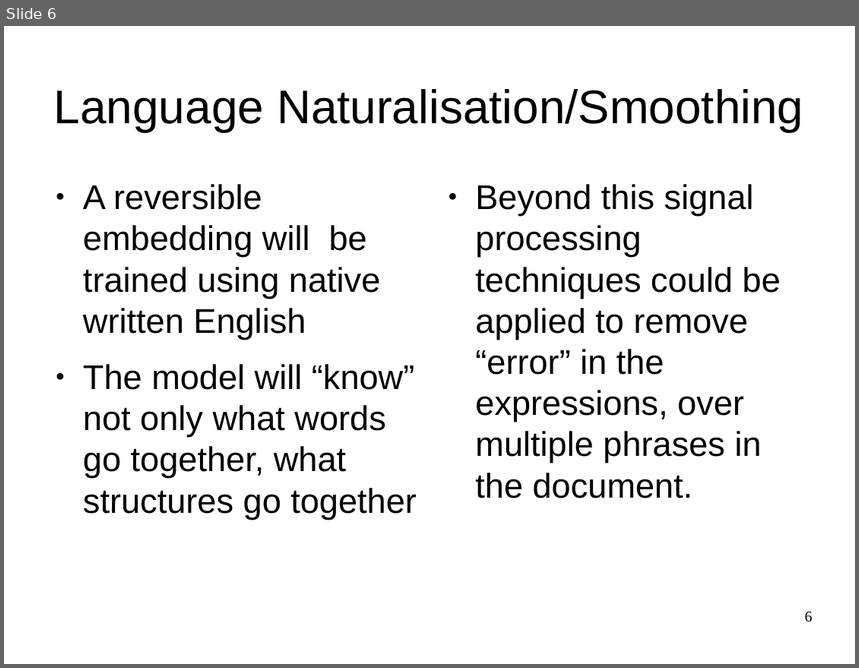
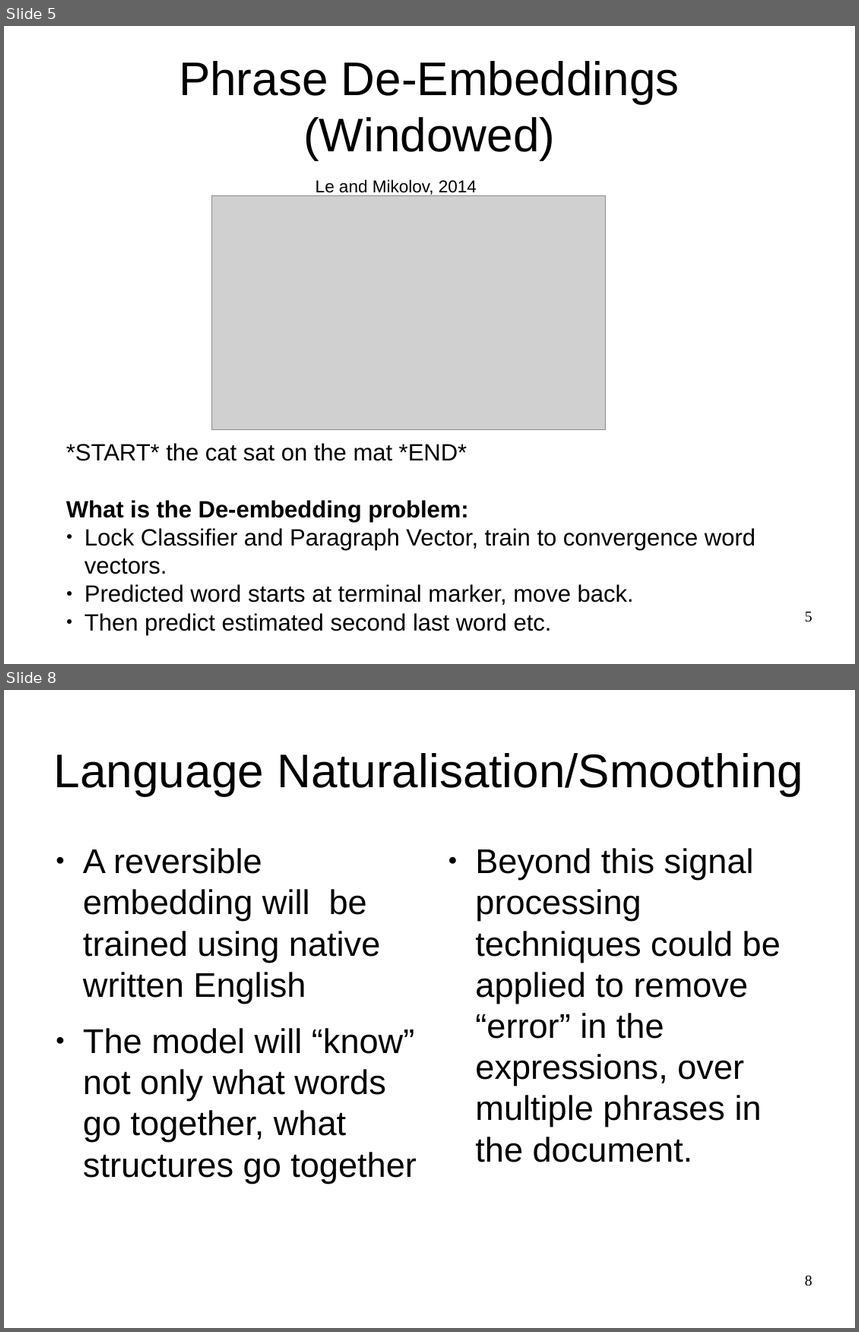
Before and after one commit to oxinabox/phd, a slide deck: documents_prepared/themes/themes.odp. Shown one above the other, each under a label of ours: slide 6 before the commit, slides 5 and 8 after it; the slides between them are not shown. The pictures are 859x668 and 859x1332 pixels, drawn with LibreOffice and Linux fonts; fonts in the diff are those of the drawing; grey boxes stand for pictures. Boxes give left, top, right and bottom in pixels: in the first picture for what was removed or moved away, otherwise in the second. Text is boxed around its words. In the diff, an @@ line names an element or a change of style, - is before the commit and + after.

```diff
--- a/documents_prepared/themes/themes.odp
+++ b/documents_prepared/themes/themes.odp
@@ slide 5 added at (4, 26, 855, 664), background #FFFFFF @@
@@ title added at (179, 61, 680, 161), 44 pt, text #000000 @@
+Phrase De-Embeddings (Windowed)
@@ text added at (316, 180, 477, 196), 16 pt, text #000000 @@
+Le and Mikolov, 2014
@@ picture added at (211, 196, 606, 430) @@
@@ text added at (66, 443, 756, 636), 22 pt, text #000000 @@
+*START* the cat sat on the mat *END*
+What is the De-embedding problem:
+● Lock Classifier and Paragraph Vector, train to convergence word vectors.
+● Predicted word starts at terminal marker, move back.
+● Then predict estimated second last word etc.
@@ page number added at (805, 612, 813, 623), 14 pt, text #000000 @@
+5
@@ what was slide 6 is now slide 8 @@
@@ page number at (805, 1276, 813, 1287): text changed @@
-6
+8
```
Also in this commit, not shown: 4 slides changed, 3 other slides added, 2 slides removed, 7 other files.
